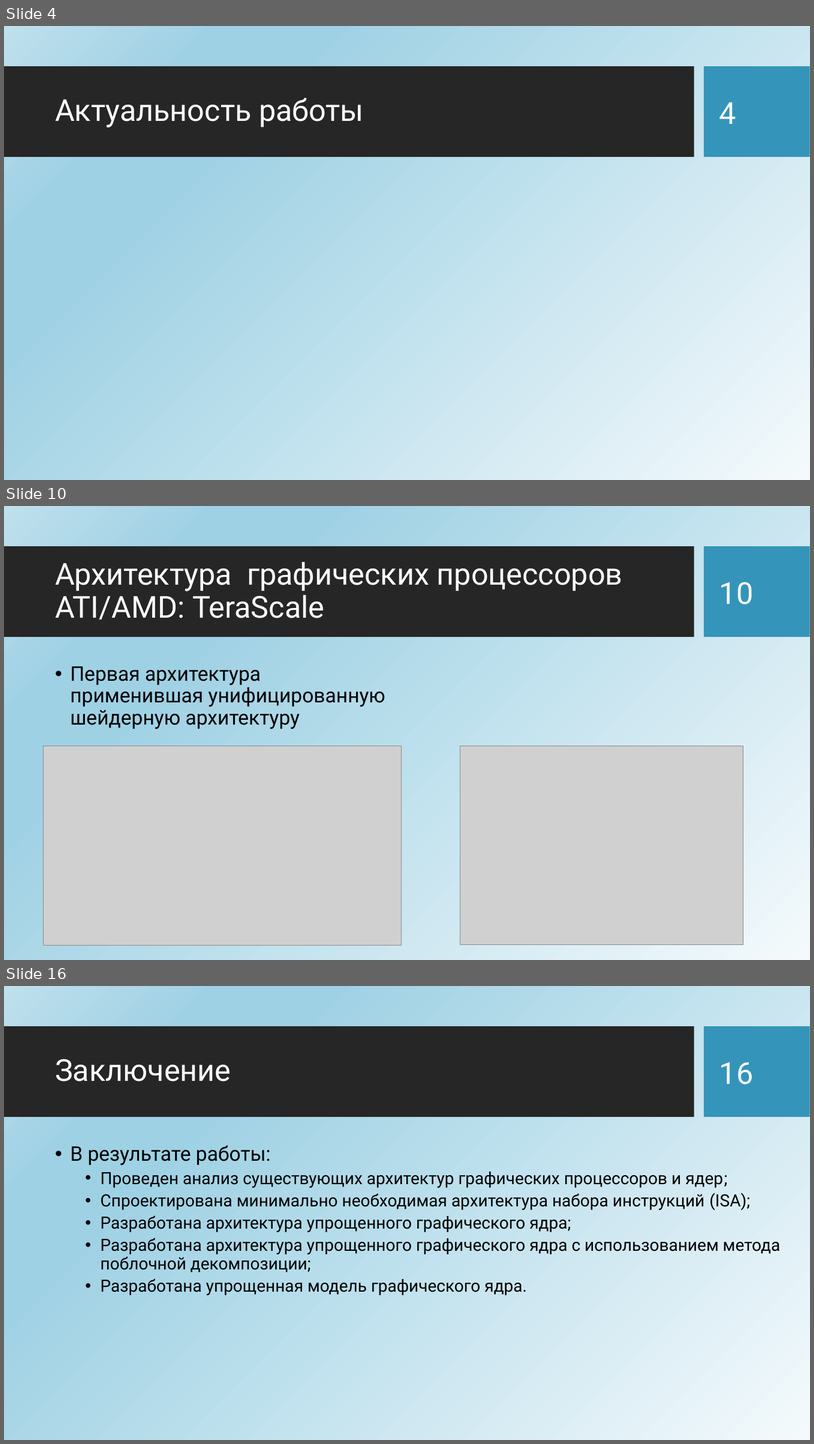
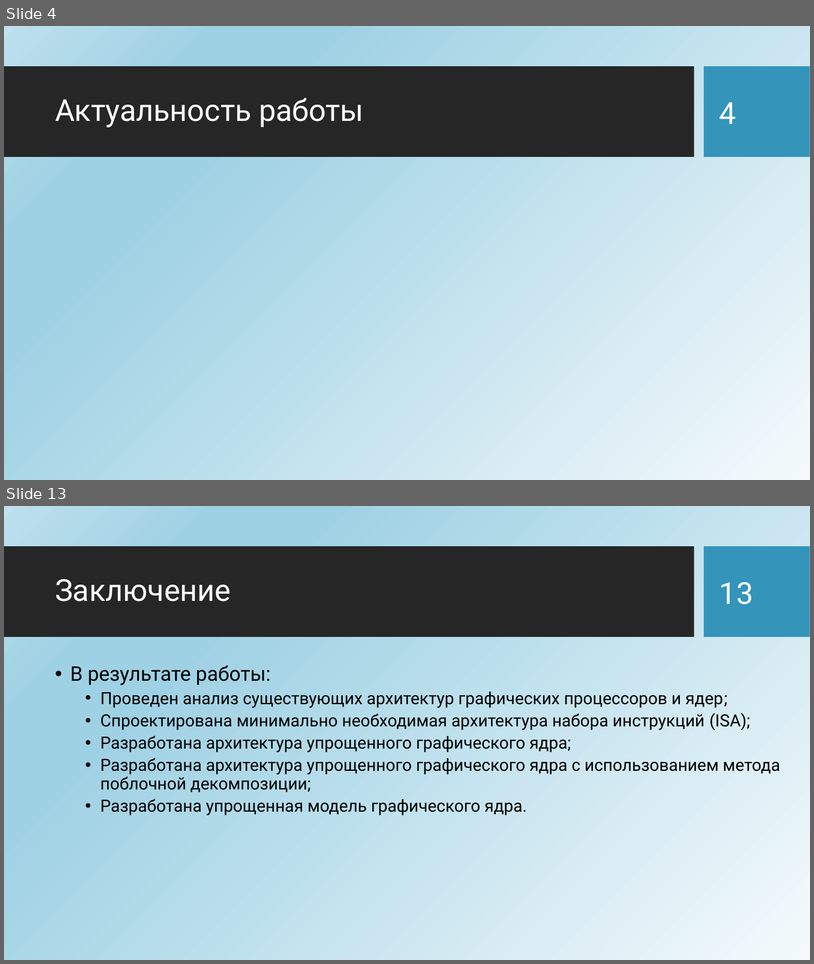
Before and after one commit to HaMeNopeDiot/hardware_gpu, a slide deck: docs/starukhin_dissertation/magister_pres.pptx. Shown one above the other, each under a label of ours: slides 4, 10 and 16 before the commit, slides 4 and 13 after it; the slides between them are not shown. The pictures are 814x1444 and 814x964 pixels, drawn with LibreOffice and Linux fonts; fonts in the diff are those of the drawing; grey boxes stand for pictures; background and template pictures are left out. Boxes give left, top, right and bottom in pixels: in the first picture for what was removed or moved away, otherwise in the second. Text is boxed around its words. In the diff, an @@ line names an element or a change of style, - is before the commit and + after.

```diff
--- a/docs/starukhin_dissertation/magister_pres.pptx
+++ b/docs/starukhin_dissertation/magister_pres.pptx
@@ slide 10 removed at (x1=4, y1=506, x2=810, y2=960), background picture (left out); not listed: 2 template elements that a slide beside it also shows @@
@@ title removed at (x1=55, y1=562, x2=623, y2=619) @@
-Архитектура графических процессоров ATI/AMD: TeraScale
@@ page number removed at (x1=720, y1=582, x2=754, y2=604) @@
-10
@@ text removed at (x1=70, y1=666, x2=386, y2=729) @@
-• Первая архитектура применившая унифицированную шейдерную архитектуру
@@ picture removed at (x1=44, y1=745, x2=401, y2=945) @@
@@ picture removed at (x1=461, y1=745, x2=744, y2=944) @@
@@ what was slide 16 is now slide 13 @@
@@ page number at (x1=720, y1=582, x2=754, y2=604): text changed @@
-16
+13
```
Also in this commit, not shown: 1 slide changed, 8 slides added, 10 other slides removed.
